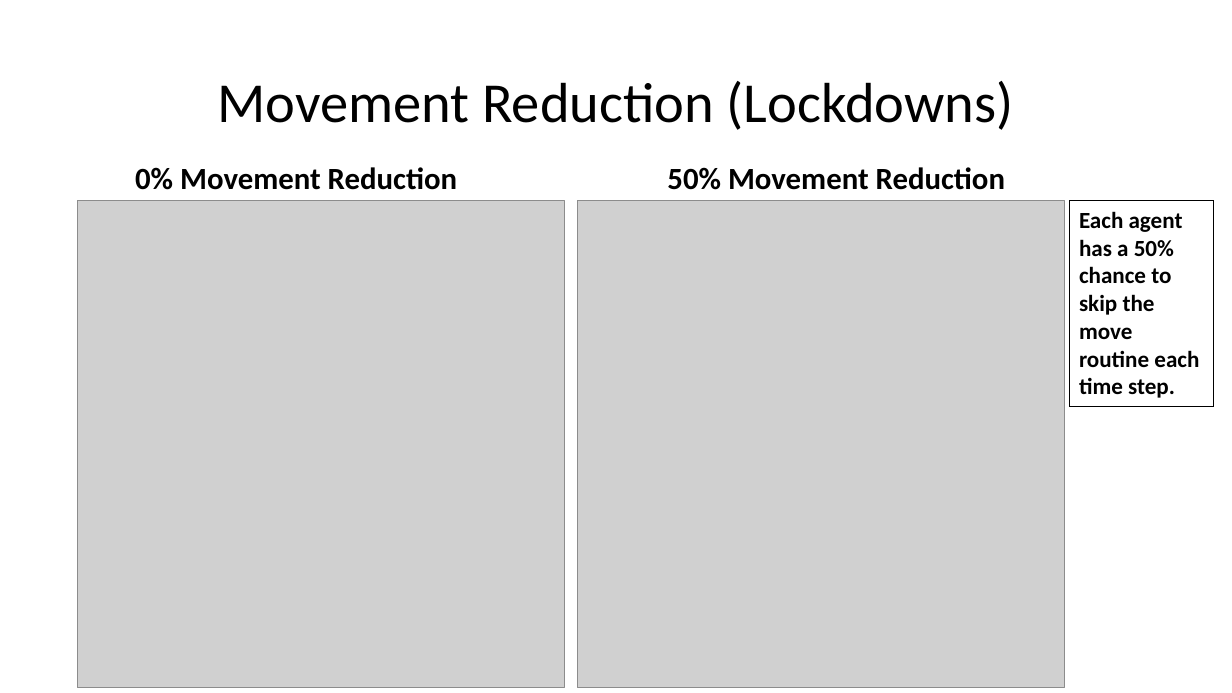
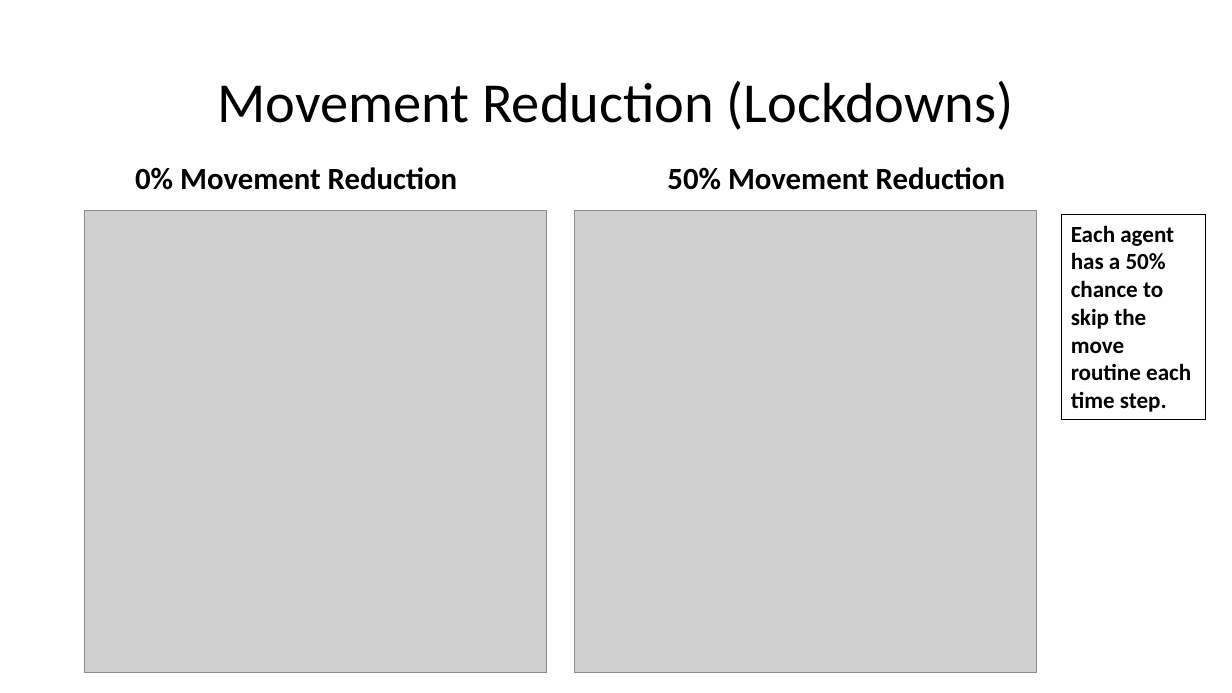
Before and after one commit to keklarup/VirusSpread, a slide deck: slide 10 of ABMpresentationCompressed.pptx. Drawn at 1232x693 pixels with LibreOffice and Linux fonts; fonts in the diff are those of the drawing; grey boxes stand for pictures. Boxes give left, top, right and bottom in pixels: in the first picture for what was removed or moved away, otherwise in the second. Text is boxed around its words. In the diff, an @@ line names an element or a change of style, - is before the commit and + after.

```diff
--- a/ABMpresentationCompressed.pptx
+++ b/ABMpresentationCompressed.pptx
@@ picture: place and size @@
-picture at [77,201,564,688]
+picture at [85,211,547,673]
@@ picture: place and size @@
-picture at [578,201,1065,688]
+picture at [575,211,1037,673]
@@ rectangle "Each agent has a 50% ...": place and size @@
-rectangle "Each agent has a 50% ..." at [1070,201,1214,406]
+rectangle "Each agent has a 50% ..." at [1062,214,1206,420]
```
Also in this commit, not shown: 10 other slides changed, 4 other files.
